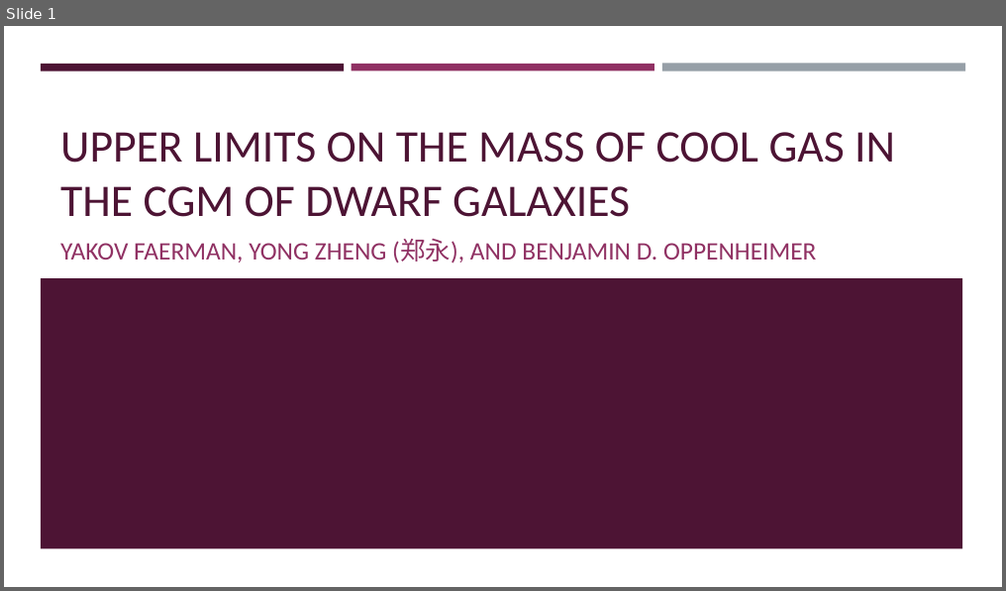
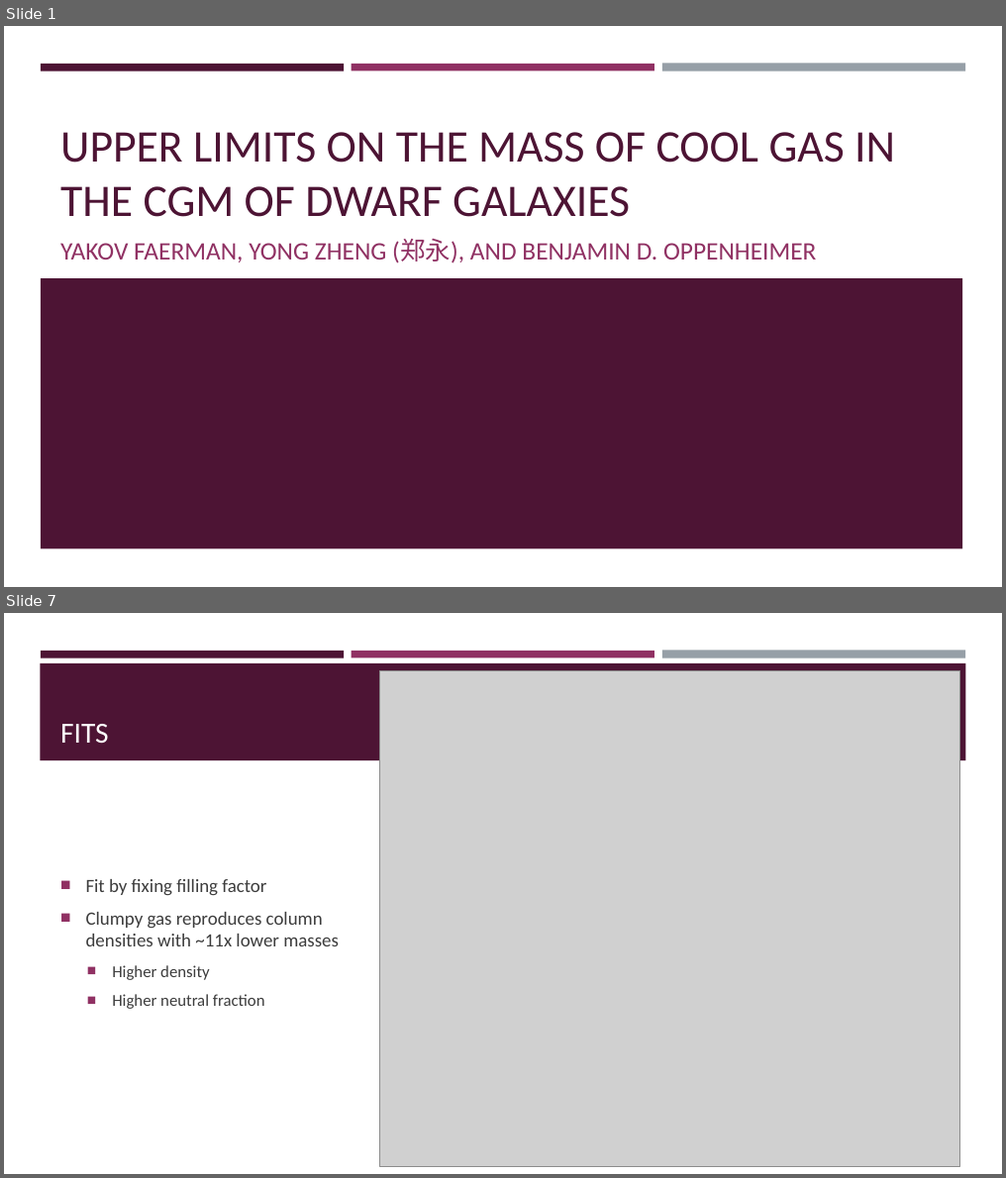
Before and after one commit to brockparker/Research, a slide deck: CGM/CGM_Group_20250204.pptx. Shown one above the other, each under a label of ours: slide 1 before the commit, slides 1 and 7 after it; the slides between them are not shown. The pictures are 1006x591 and 1006x1178 pixels, drawn with LibreOffice and Linux fonts; fonts in the diff are those of the drawing; grey boxes stand for pictures. Boxes give left, top, right and bottom in pixels: in the first picture for what was removed or moved away, otherwise in the second. Text is boxed around its words. In the diff, an @@ line names an element or a change of style, - is before the commit and + after.

```diff
--- a/CGM/CGM_Group_20250204.pptx
+++ b/CGM/CGM_Group_20250204.pptx
@@ slide 7 added at <box>4,613,1002,1174</box>, background #FFFFFF; not listed: 3 template elements that a slide beside it also shows @@
@@ rectangle added at <box>41,663,966,761</box>, fill #4D1434 @@
@@ picture added at <box>380,670,960,1166</box> @@
@@ title added at <box>60,724,109,744</box>, 23.1 pt, text #FFFFFF @@
+FITS
@@ text added at <box>86,879,339,1009</box>, 14.9 pt, text #3D3D3D @@
+■ Fit by fixing filling factor
+■ Clumpy gas reproduces column densities with ~11x lower masses
+  ■ Higher density
+  ■ Higher neutral fraction
```
Also in this commit, not shown: 14 other slides added, 9 slides removed, 1 other file.
